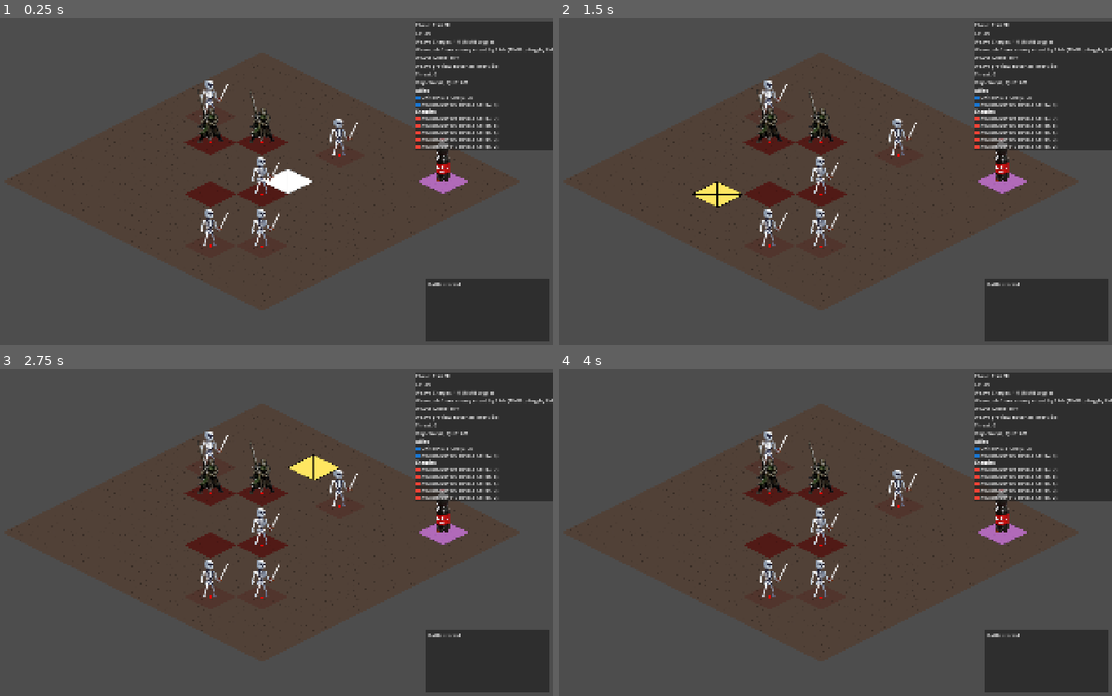
Above: before the commit, frames 1-4 (two rows, left to right).
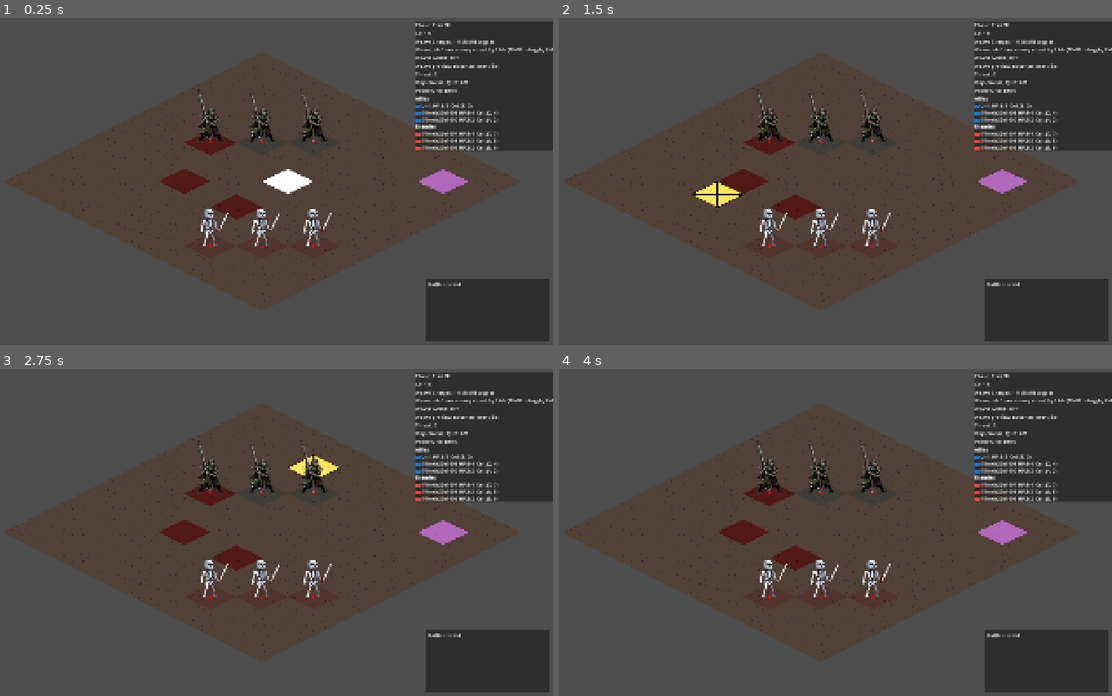
Above: after the commit, the same moments.

Repository: Nick-labs/TGS
Game: Godot game, scene res://scenes/map/Battle.tscn
Same seed, same stepped clock (60 frames per second), same inputs: the game is played once before the commit and once after it.
Inputs (mouse positions are in pixels of both pictures, inside the frame that each line leads up to):
- Up to frame 1 (0.25 s): no input
- Up to frame 2 (1.5 s): tap Enter at 0.5 s; move the mouse to (951, 165) at 0.52 s; click (951, 165) at 0.67 s; tap Space at 1.25 s; move the mouse to (702, 197) at 1.27 s; click (702, 197) at 1.42 s
- Up to frame 3 (2.75 s): tap Enter at 2 s; move the mouse to (320, 460) at 2.02 s; click (320, 460) at 2.17 s
- Up to frame 4 (4 s): tap Space at 2.75 s; move the mouse to (791, 597) at 2.77 s; click (791, 597) at 2.92 s; tap Enter at 3.5 s; move the mouse to (995, 581) at 3.52 s; click (995, 581) at 3.67 s

The runs differ from the first frame. In frame 1, 4.2% of the frame differs, in the area x 29-91%, y 4-71%; in frame 2, 4.2%; in frame 3, 4.2%; in frame 4, 4.2%.

Commit message:
add unit archetypes

Diff:
--- a/scenes/map/Battle.tscn
+++ b/scenes/map/Battle.tscn
@@ -8,14 +8,13 @@
 [ext_resource type="PackedScene" uid="uid://dllgqhansefun" path="res://scenes/systems/UnitManager.tscn" id="5_37gw2"]
 [ext_resource type="PackedScene" uid="uid://doq3grqn21nm" path="res://scenes/systems/MovementSystem.tscn" id="7_nkest"]
 [ext_resource type="PackedScene" uid="uid://drefvpa3kq01x" path="res://scenes/systems/BattleManager.tscn" id="7_yyk6v"]
-[ext_resource type="Script" uid="uid://11k3po3n2cyj" path="res://scripts/systems/TurnManager.gd" id="9_turn"]
-[ext_resource type="Script" uid="uid://lw06yh05yssl" path="res://scripts/systems/EnemyAI.gd" id="10_ai"]
-[ext_resource type="Script" uid="uid://drocl2jwewq7n" path="res://scripts/systems/EffectResolver.gd" id="11_res"]
+[ext_resource type="Script" uid="uid://cqpqrnkb8cesx" path="res://scripts/systems/TurnManager.gd" id="9_turn"]
+[ext_resource type="Script" uid="uid://dx1wg66qhtmky" path="res://scripts/systems/EnemyAI.gd" id="10_ai"]
+[ext_resource type="Script" uid="uid://5oktkycqkusj" path="res://scripts/systems/EffectResolver.gd" id="11_res"]
 [ext_resource type="Script" uid="uid://2qosdas8njw" path="res://scripts/systems/IntentVisualizer.gd" id="12_vis"]
-[ext_resource type="Script" uid="uid://boq36sh2p6v01" path="res://scripts/systems/EnvironmentManager.gd" id="13_env"]
-[ext_resource type="Script" uid="uid://chh748yb408kk" path="res://scripts/ui/BattleHUD.gd" id="14_hud"]
+[ext_resource type="Script" uid="uid://3tgq7nydvekc" path="res://scripts/systems/EnvironmentManager.gd" id="13_env"]
+[ext_resource type="Script" uid="uid://41c5ty7mytuu" path="res://scripts/ui/BattleHUD.gd" id="14_hud"]
 [ext_resource type="Texture2D" uid="uid://gwsxhqpygben" path="res://assets/sprites/tiles/tile_128x64.png" id="15_objtex"]
-[ext_resource type="Texture2D" uid="uid://crhmdojjqtact" path="res://assets/dobry.png" id="16_pt47k"]
 
 [node name="Battle" type="Node2D" unique_id=1435354891]
 
@@ -39,18 +38,12 @@
 visible = false
 z_index = 102
 
-[node name="ObjectiveMarker" type="Node2D" parent="GridRoot/Grid" unique_id=65856687]
+[node name="ObjectiveMarker" type="Node2D" parent="GridRoot/Grid" unique_id=316648406]
 z_index = 99
 
-[node name="Sprite2D" type="Sprite2D" parent="GridRoot/Grid/ObjectiveMarker" unique_id=2054928261]
+[node name="Sprite2D" type="Sprite2D" parent="GridRoot/Grid/ObjectiveMarker" unique_id=1532770609]
 modulate = Color(0.9, 0.5, 1, 0.65)
 texture = ExtResource("15_objtex")
-
-[node name="Dobry" type="Sprite2D" parent="GridRoot/Grid/ObjectiveMarker" unique_id=995136612]
-z_index = 10
-position = Vector2(-1, -54)
-scale = Vector2(0.15355605, 0.1290874)
-texture = ExtResource("16_pt47k")
 
 [node name="UnitManager" parent="GridRoot" unique_id=188568835 node_paths=PackedStringArray("grid", "units_parent") instance=ExtResource("5_37gw2")]
 grid = NodePath("../Grid")
@@ -108,7 +101,7 @@
 
 [node name="Camera2D" type="Camera2D" parent="." unique_id=1004421333]
 
-[node name="BattleHUD" type="CanvasLayer" parent="." unique_id=468007678 node_paths=PackedStringArray("unit_manager", "turn_manager", "effect_resolver", "battle_manager", "environment_manager", "selection_controller")]
+[node name="BattleHUD" type="CanvasLayer" parent="." unique_id=1066236562 node_paths=PackedStringArray("unit_manager", "turn_manager", "effect_resolver", "battle_manager", "environment_manager", "selection_controller")]
 script = ExtResource("14_hud")
 unit_manager = NodePath("../GridRoot/UnitManager")
 turn_manager = NodePath("../GridRoot/TurnManager")
@@ -117,7 +110,7 @@
 environment_manager = NodePath("../GridRoot/EnvironmentManager")
 selection_controller = NodePath("../GridRoot/SelectionController")
 
-[node name="Root" type="Control" parent="BattleHUD" unique_id=1153796291]
+[node name="Root" type="Control" parent="BattleHUD" unique_id=1395461219]
 layout_mode = 3
 anchors_preset = 15
 anchor_right = 1.0
@@ -126,7 +119,7 @@
 grow_vertical = 2
 mouse_filter = 2
 
-[node name="TopBar" type="PanelContainer" parent="BattleHUD/Root" unique_id=1161816453]
+[node name="TopBar" type="PanelContainer" parent="BattleHUD/Root" unique_id=1064347486]
 layout_mode = 1
 anchors_preset = 1
 anchor_left = 1.0
@@ -137,50 +130,54 @@
 offset_bottom = 266.0
 grow_horizontal = 2
 
-[node name="TopVBox" type="VBoxContainer" parent="BattleHUD/Root/TopBar" unique_id=1214626504]
+[node name="TopVBox" type="VBoxContainer" parent="BattleHUD/Root/TopBar" unique_id=215309080]
 layout_mode = 2
 theme_override_constants/separation = 4
 
-[node name="PhaseLabel" type="Label" parent="BattleHUD/Root/TopBar/TopVBox" unique_id=82952631]
+[node name="PhaseLabel" type="Label" parent="BattleHUD/Root/TopBar/TopVBox" unique_id=444240815]
 layout_mode = 2
 text = "Phase: PLAYER"
 
-[node name="CPLabel" type="Label" parent="BattleHUD/Root/TopBar/TopVBox" unique_id=935581300]
+[node name="CPLabel" type="Label" parent="BattleHUD/Root/TopBar/TopVBox" unique_id=954588464]
 layout_mode = 2
 text = "CP: 0/0"
 
-[node name="WeaveLabel" type="Label" parent="BattleHUD/Root/TopBar/TopVBox" unique_id=1209404044]
+[node name="WeaveLabel" type="Label" parent="BattleHUD/Root/TopBar/TopVBox" unique_id=1466886916]
 layout_mode = 2
 text = "Weave: 0/0 (MMB)"
 
-[node name="WeaveHelpLabel" type="Label" parent="BattleHUD/Root/TopBar/TopVBox" unique_id=356459024]
+[node name="WeaveHelpLabel" type="Label" parent="BattleHUD/Root/TopBar/TopVBox" unique_id=109104503]
 layout_mode = 2
 text = "Weave: shift one enemy intent by 1 tile"
 
-[node name="WeaveModeLabel" type="Label" parent="BattleHUD/Root/TopBar/TopVBox" unique_id=185002631]
+[node name="WeaveModeLabel" type="Label" parent="BattleHUD/Root/TopBar/TopVBox" unique_id=578848393]
 layout_mode = 2
 text = "WEAVE MODE: OFF"
 
-[node name="WeavePreviewLabel" type="Label" parent="BattleHUD/Root/TopBar/TopVBox" unique_id=1593838447]
+[node name="WeavePreviewLabel" type="Label" parent="BattleHUD/Root/TopBar/TopVBox" unique_id=1230057715]
 layout_mode = 2
 text = "Weave preview: hover an intent tile"
 
-[node name="ThreatLabel" type="Label" parent="BattleHUD/Root/TopBar/TopVBox" unique_id=1295707713]
+[node name="ThreatLabel" type="Label" parent="BattleHUD/Root/TopBar/TopVBox" unique_id=271918656]
 layout_mode = 2
 text = "Threat: 0"
 
-[node name="ObjectiveLabel" type="Label" parent="BattleHUD/Root/TopBar/TopVBox" unique_id=1959661097]
+[node name="ObjectiveLabel" type="Label" parent="BattleHUD/Root/TopBar/TopVBox" unique_id=1636739852]
 layout_mode = 2
 text = "Objective (0, 0) HP: 0/0"
 
-[node name="HPLabel" type="RichTextLabel" parent="BattleHUD/Root/TopBar/TopVBox" unique_id=800883986]
+[node name="PowerGridLabel" type="Label" parent="BattleHUD/Root/TopBar/TopVBox" unique_id=934947601]
+layout_mode = 2
+text = "Power Grid: 0/0"
+
+[node name="HPLabel" type="RichTextLabel" parent="BattleHUD/Root/TopBar/TopVBox" unique_id=324973433]
 custom_minimum_size = Vector2(320, 120)
 layout_mode = 2
 bbcode_enabled = true
 fit_content = true
 scroll_active = false
 
-[node name="LogPanel" type="PanelContainer" parent="BattleHUD/Root" unique_id=1526781200]
+[node name="LogPanel" type="PanelContainer" parent="BattleHUD/Root" unique_id=699377676]
 layout_mode = 1
 anchors_preset = 3
 anchor_left = 1.0
@@ -191,22 +188,21 @@
 offset_top = -220.0
 offset_right = -12.0
 offset_bottom = -12.0
-grow_horizontal = 0
 grow_vertical = 2
 
-[node name="LogMargin" type="MarginContainer" parent="BattleHUD/Root/LogPanel" unique_id=1883198384]
+[node name="LogMargin" type="MarginContainer" parent="BattleHUD/Root/LogPanel" unique_id=1083766473]
 layout_mode = 2
 theme_override_constants/margin_left = 8
 theme_override_constants/margin_top = 8
 theme_override_constants/margin_right = 8
 theme_override_constants/margin_bottom = 8
 
-[node name="LogLabel" type="RichTextLabel" parent="BattleHUD/Root/LogPanel/LogMargin" unique_id=620339594]
+[node name="LogLabel" type="RichTextLabel" parent="BattleHUD/Root/LogPanel/LogMargin" unique_id=784303536]
 layout_mode = 2
 bbcode_enabled = true
 fit_content = true
 
-[node name="FailOverlay" type="PanelContainer" parent="BattleHUD/Root" unique_id=1195916203]
+[node name="FailOverlay" type="PanelContainer" parent="BattleHUD/Root" unique_id=792440289]
 visible = false
 layout_mode = 1
 anchors_preset = 8
@@ -221,7 +217,7 @@
 grow_horizontal = 2
 grow_vertical = 2
 
-[node name="FailLabel" type="Label" parent="BattleHUD/Root/FailOverlay" unique_id=641266184]
+[node name="FailLabel" type="Label" parent="BattleHUD/Root/FailOverlay" unique_id=108651367]
 layout_mode = 2
 text = "MISSION FAILED"
 horizontal_alignment = 1
--- /dev/null
+++ b/scripts/actions/ArtilleryAttackAction.gd
@@ -0,0 +1,35 @@
+extends BaseAction
+class_name ArtilleryAttackAction
+
+@export var damage: int = 1
+@export var min_range: int = 2
+@export var max_range: int = 4
+
+func _init():
+	id = "artillery"
+	range = max_range
+
+func get_target_cells(unit: Unit, grid: Grid, _unit_manager: UnitManager) -> Array[Vector2i]:
+	var result: Array[Vector2i] = []
+	for x in range(grid.width):
+		for y in range(grid.height):
+			var cell := Vector2i(x, y)
+			var dist := int(unit.cell.distance_to(cell))
+			if dist < min_range or dist > max_range:
+				continue
+			result.append(cell)
+	return result
+
+func build_effects(unit: Unit, target_cell: Vector2i, grid: Grid, _unit_manager: UnitManager) -> Array[Dictionary]:
+	var dist := int(unit.cell.distance_to(target_cell))
+	if dist < min_range or dist > max_range:
+		return []
+
+	return [
+		{
+			"type": "damage",
+			"target_cell": target_cell,
+			"amount": damage,
+			"source": unit
+		}
+	]
--- a/scripts/systems/BattleManager.gd
+++ b/scripts/systems/BattleManager.gd
@@ -124,6 +124,8 @@
 	effect_resolver.resolve_effects(effects)
 	selected_unit.has_acted_this_turn = true
 	unit_manager.cleanup_dead_units()
+	if turn_manager != null:
+		turn_manager.evaluate_battle_state()
 
 	var finished_unit := selected_unit
 	unselect()
--- a/scripts/systems/EffectResolver.gd
+++ b/scripts/systems/EffectResolver.gd
@@ -30,6 +30,8 @@
 	var attacker: Unit = effect.get("source", null)
 	if amount <= 0:
 		return
+	if attacker != null and is_instance_valid(attacker) and not attacker.is_dead():
+		attacker.play_attack_lunge(cell)
 
 	var target := unit_manager.get_unit_at(cell)
 	if target != null:
@@ -59,6 +61,11 @@
 			result.append({"type": "damage", "target_cell": target.cell, "amount": 1, "source": effect.get("source", null)})
 			break
 
+		if environment_manager != null and environment_manager.is_environment_at(next_cell):
+			result.append({"type": "damage", "target_cell": target.cell, "amount": 1, "source": effect.get("source", null)})
+			result.append({"type": "damage", "target_cell": next_cell, "amount": 1, "source": effect.get("source", null)})
+			break
+
 		if unit_manager.is_occupied(next_cell):
 			result.append({"type": "damage", "target_cell": target.cell, "amount": 1, "source": effect.get("source", null)})
 			result.append({"type": "damage", "target_cell": next_cell, "amount": 1, "source": effect.get("source", null)})
@@ -69,7 +76,4 @@
 		unit_manager.on_unit_moved(target, old_cell, next_cell)
 		push_resolved.emit(target, old_cell, next_cell)
 
-		if environment_manager != null and environment_manager.is_environment_at(next_cell):
-			result.append({"type": "damage", "target_cell": next_cell, "amount": 1, "source": effect.get("source", null)})
-
 	return result
--- a/scripts/systems/EnemyAI.gd
+++ b/scripts/systems/EnemyAI.gd
@@ -30,22 +30,17 @@
 	var target_cell := enemy.cell
 	var target_mode := "idle"
 
-	if _should_focus_objective(enemy, objective_state, player_units, threat_level, focus_threshold):
+	if enemy.archetype == Unit.Archetype.GUARDIAN or _should_focus_objective(enemy, objective_state, player_units, threat_level, focus_threshold):
 		target_cell = objective_state.get("cell", enemy.cell)
 		target_mode = "objective"
 	elif not player_units.is_empty():
-		var target_player := _find_closest(enemy, player_units)
+		var target_player := _pick_target_player(enemy, player_units)
 		target_cell = target_player.cell
 		target_mode = "player"
 
 	var stop_before_target := target_mode == "objective"
 	var move_to := _pick_move_cell(enemy, target_cell, stop_before_target)
-	var action_target := target_cell
-
-	if target_cell not in grid.get_neighbor_coords(move_to):
-		var fallback := move_to + _best_step_towards(move_to, target_cell)
-		if grid.is_in_bounds(fallback):
-			action_target = fallback
+	var action_target := _pick_action_target(enemy, move_to, target_cell, target_mode)
 
 	var preview := _build_preview_cells(action_target)
 
@@ -57,6 +52,38 @@
 		"preview_cells": preview,
 		"target_mode": target_mode
 	}
+
+func _pick_target_player(enemy: Unit, player_units: Array[Unit]) -> Unit:
+	if enemy.archetype == Unit.Archetype.SNIPER:
+		return _find_farthest(enemy, player_units)
+	return _find_closest(enemy, player_units)
+
+func _pick_action_target(enemy: Unit, move_to: Vector2i, preferred_target: Vector2i, target_mode: String) -> Vector2i:
+	if enemy.action == null:
+		return move_to
+
+	var candidates: Array[Vector2i] = []
+	var original_cell := enemy.cell
+	enemy.cell = move_to
+	var raw_targets := enemy.action.get_target_cells(enemy, grid, unit_manager)
+	for c in raw_targets:
+		if grid.is_in_bounds(c):
+			candidates.append(c)
+	enemy.cell = original_cell
+
+	if candidates.is_empty():
+		if target_mode == "objective":
+			return preferred_target
+		return move_to
+
+	var best := candidates[0]
+	var best_dist := best.distance_to(preferred_target)
+	for c in candidates:
+		var d := c.distance_to(preferred_target)
+		if d < best_dist:
+			best = c
+			best_dist = d
+	return best
 
 func _should_focus_objective(
 	enemy: Unit,
@@ -120,6 +147,18 @@
 			best_dist = d
 	return best
 
+func _find_farthest(from_unit: Unit, units: Array[Unit]) -> Unit:
+	var best := units[0]
+	var best_dist := from_unit.cell.distance_to(best.cell)
+	for u in units:
+		if u == null or not is_instance_valid(u) or u.is_dead():
+			continue
+		var d := from_unit.cell.distance_to(u.cell)
+		if d > best_dist:
+			best = u
+			best_dist = d
+	return best
+
 func _best_step_towards(from_cell: Vector2i, to_cell: Vector2i) -> Vector2i:
 	var dir := to_cell - from_cell
 	if abs(dir.x) > abs(dir.y):
--- a/scripts/systems/EnvironmentManager.gd
+++ b/scripts/systems/EnvironmentManager.gd
@@ -3,6 +3,7 @@
 
 signal objective_updated(current_hp: int, max_hp: int, cell: Vector2i)
 signal objective_destroyed(cell: Vector2i)
+signal power_grid_updated(current_hp: int, max_hp: int)
 
 @export var grid: Grid
 @export var objective_marker: Node2D
@@ -11,11 +12,16 @@
 
 var objects: Dictionary = {}
 var objective_hp: int = 0
+var grid_buildings: Dictionary = {}
+var power_grid_hp: int = 0
+var power_grid_max_hp: int = 0
 
 func _ready():
+	_setup_default_grid_buildings()
 	objective_hp = objective_max_hp
 	_refresh_objective_marker()
 	objective_updated.emit(objective_hp, objective_max_hp, objective_cell)
+	_recalculate_power_grid()
 
 func is_environment_at(cell: Vector2i) -> bool:
 	return objects.has(cell) or is_objective_at(cell)
@@ -28,6 +34,11 @@
 
 func damage_environment(cell: Vector2i, amount: int):
 	if amount <= 0:
+		return
+
+	if grid_buildings.has(cell):
+		grid_buildings[cell] = max(0, grid_buildings[cell] - amount)
+		_recalculate_power_grid()
 		return
 
 	if is_objective_at(cell):
@@ -47,6 +58,7 @@
 
 	objective_hp = max(0, objective_hp - amount)
 	objective_updated.emit(objective_hp, objective_max_hp, objective_cell)
+	_recalculate_power_grid()
 	_refresh_objective_marker()
 
 	if objective_hp <= 0:
@@ -60,6 +72,26 @@
 		"alive": objective_hp > 0
 	}
 
+func get_power_grid_state() -> Dictionary:
+	return {
+		"hp": power_grid_hp,
+		"max_hp": power_grid_max_hp,
+		"building_count": grid_buildings.size() + 1
+	}
+
+func _setup_default_grid_buildings():
+	grid_buildings.clear()
+	grid_buildings[Vector2i(8, 2)] = 2
+	grid_buildings[Vector2i(9, 1)] = 2
+
+func _recalculate_power_grid():
+	power_grid_max_hp = objective_max_hp
+	power_grid_hp = objective_hp
+	for hp in grid_buildings.values():
+		power_grid_max_hp += 2
+		power_grid_hp += max(0, int(hp))
+	power_grid_updated.emit(power_grid_hp, power_grid_max_hp)
+
 func _refresh_objective_marker():
 	if objective_marker == null:
 		return
--- a/scripts/systems/TurnManager.gd
+++ b/scripts/systems/TurnManager.gd
@@ -7,6 +7,7 @@
 signal command_points_changed(current: int, max: int)
 signal threat_changed(level: int)
 signal battle_failed(reason: String)
+signal battle_won(reason: String)
 signal weave_changed(uses_left: int, uses_max: int)
 signal intent_weaved(from_cell: Vector2i, to_cell: Vector2i)
 
@@ -18,7 +19,7 @@
 @export var battle_manager: BattleManager
 @export var environment_manager: EnvironmentManager
 
-@export var cp_max: int = 3
+@export var cp_max: int = 1
 @export var threat_growth_per_turn: int = 1
 @export var threat_objective_focus_start: int = 2
 @export var weave_uses_per_turn: int = 1
@@ -52,6 +53,7 @@
 	phase = TurnPhase.PLAYER_TURN
 	phase_changed.emit(phase)
 	turn_started.emit(turn_index, phase)
+	_evaluate_win_condition()
 
 func can_accept_player_input() -> bool:
 	return phase == TurnPhase.PLAYER_TURN and not is_battle_over
@@ -231,6 +233,7 @@
 
 	unit_manager.cleanup_dead_units()
 	_sanitize_enemy_plans()
+	_evaluate_win_condition()
 
 func _reset_player_flags():
 	for unit in unit_manager.get_units_by_team(Unit.Team.PLAYER):
@@ -295,6 +298,17 @@
 	phase_changed.emit(phase)
 	battle_failed.emit("Objective destroyed")
 
+func evaluate_battle_state():
+	_evaluate_win_condition()
+
+func _evaluate_win_condition():
+	if is_battle_over:
+		return
+	if unit_manager.get_units_by_team(Unit.Team.ENEMY).is_empty():
+		is_battle_over = true
+		phase_changed.emit(phase)
+		battle_won.emit("All enemies eliminated")
+
 func grid_safe_path(from: Vector2i, to: Vector2i) -> Array[Vector2i]:
 	var path := battle_manager.grid.find_path(from, to)
 	if path.is_empty():
--- a/scripts/systems/UnitManager.gd
+++ b/scripts/systems/UnitManager.gd
@@ -12,13 +12,12 @@
 var occupied: Dictionary = {}
 
 func _ready():
-	spawn_unit(Vector2i(3, 3), Unit.Team.PLAYER)
-	spawn_unit(Vector2i(2, 4), Unit.Team.PLAYER)
-	spawn_unit(Vector2i(7, 7), Unit.Team.ENEMY)
-	spawn_unit(Vector2i(6, 8), Unit.Team.ENEMY)
-	spawn_unit(Vector2i(5, 5), Unit.Team.ENEMY)
-	spawn_unit(Vector2i(1, 3), Unit.Team.ENEMY)
-	spawn_unit(Vector2i(5, 2), Unit.Team.ENEMY)
+	spawn_unit(Vector2i(3, 3), Unit.Team.PLAYER, Unit.Archetype.STRIKER)
+	spawn_unit(Vector2i(2, 4), Unit.Team.PLAYER, Unit.Archetype.GUARDIAN)
+	spawn_unit(Vector2i(4, 2), Unit.Team.PLAYER, Unit.Archetype.ARTILLERY)
+	spawn_unit(Vector2i(7, 7), Unit.Team.ENEMY, Unit.Archetype.BRUTE)
+	spawn_unit(Vector2i(6, 8), Unit.Team.ENEMY, Unit.Archetype.RAIDER)
+	spawn_unit(Vector2i(8, 6), Unit.Team.ENEMY, Unit.Archetype.SNIPER)
 	grid.refresh_ownership_visuals()
 
 func is_occupied(cell: Vector2i) -> bool:
@@ -34,7 +33,7 @@
 			result.append(unit)
 	return result
 
-func spawn_unit(cell: Vector2i, team: Unit.Team = Unit.Team.PLAYER) -> void:
+func spawn_unit(cell: Vector2i, team: Unit.Team = Unit.Team.PLAYER, archetype: Unit.Archetype = Unit.Archetype.STRIKER) -> void:
 	if not grid.is_in_bounds(cell):
 		return
 	if occupied.has(cell):
@@ -43,17 +42,43 @@
 	var unit := unit_scene.instantiate() as Unit
 	unit.grid = grid
 	unit.team = team
+	unit.archetype = archetype
 	if unit.action == null:
-		if team == Unit.Team.PLAYER:
-			unit.action = PushAttackAction.new()
-		else:
-			unit.action = MeleeAttackAction.new()
+		unit.action = _default_action_for(team, archetype)
+	_apply_archetype_stats(unit)
 	unit.set_cell(cell)
 
 	units_parent.add_child(unit)
 	units.append(unit)
 	occupied[cell] = unit
 	units_changed.emit()
+
+func _default_action_for(team: Unit.Team, archetype: Unit.Archetype) -> BaseAction:
+	match archetype:
+		Unit.Archetype.ARTILLERY, Unit.Archetype.SNIPER:
+			return ArtilleryAttackAction.new()
+		_:
+			if team == Unit.Team.PLAYER:
+				return PushAttackAction.new()
+			return MeleeAttackAction.new()
+
+func _apply_archetype_stats(unit: Unit):
+	match unit.archetype:
+		Unit.Archetype.GUARDIAN:
+			unit.max_hp = 4
+			unit.move_range = 2
+		Unit.Archetype.ARTILLERY:
+			unit.max_hp = 2
+			unit.move_range = 2
+		Unit.Archetype.BRUTE:
+			unit.max_hp = 4
+			unit.move_range = 2
+		Unit.Archetype.RAIDER:
+			unit.max_hp = 3
+			unit.move_range = 4
+		Unit.Archetype.SNIPER:
+			unit.max_hp = 2
+			unit.move_range = 2
 
 func on_unit_moved(unit: Unit, old_cell: Vector2i, new_cell: Vector2i):
 	occupied.erase(old_cell)
@@ -66,11 +91,21 @@
 		return
 	occupied.erase(unit.cell)
 	units.erase(unit)
-	unit.queue_free()
 	units_changed.emit()
 	grid.refresh_ownership_visuals()
+	_play_unit_death_and_free(unit)
 
 func cleanup_dead_units():
 	for unit in units.duplicate():
 		if unit.is_dead():
 			remove_unit(unit)
+
+func _play_unit_death_and_free(unit: Unit):
+	if unit == null or not is_instance_valid(unit):
+		return
+	unit.death_animation_finished.connect(_on_unit_death_animation_finished.bind(unit), CONNECT_ONE_SHOT)
+	unit.play_death_animation()
+
+func _on_unit_death_animation_finished(_animated_unit: Unit, queued_unit: Unit):
+	if queued_unit != null and is_instance_valid(queued_unit):
+		queued_unit.queue_free()
--- a/scripts/ui/BattleHUD.gd
+++ b/scripts/ui/BattleHUD.gd
@@ -16,6 +16,7 @@
 @onready var weave_preview_label: Label = $Root/TopBar/TopVBox/WeavePreviewLabel
 @onready var threat_label: Label = $Root/TopBar/TopVBox/ThreatLabel
 @onready var objective_label: Label = $Root/TopBar/TopVBox/ObjectiveLabel
+@onready var power_grid_label: Label = $Root/TopBar/TopVBox/PowerGridLabel
 @onready var hp_label: RichTextLabel = $Root/TopBar/TopVBox/HPLabel
 @onready var log_label: RichTextLabel = $Root/LogPanel/LogMargin/LogLabel
 @onready var fail_overlay: PanelContainer = $Root/FailOverlay
@@ -39,6 +40,7 @@
 	if environment_manager != null:
 		environment_manager.objective_updated.connect(_on_objective_updated)
 		environment_manager.objective_destroyed.connect(_on_objective_destroyed)
+		environment_manager.power_grid_updated.connect(_on_power_grid_updated)
 
 	if effect_resolver != null:
 		effect_resolver.damage_resolved.connect(_on_damage_resolved)
@@ -73,6 +75,8 @@
 	if environment_manager != null:
 		var obj := environment_manager.get_objective_state()
 		_on_objective_updated(obj["hp"], obj["max_hp"], obj["cell"])
+		var grid_state := environment_manager.get_power_grid_state()
+		_on_power_grid_updated(grid_state["hp"], grid_state["max_hp"])
 	_append_log("Battle started")
 
 func _process(_delta):
@@ -122,6 +126,9 @@
 func _on_objective_updated(current_hp: int, max_hp: int, cell: Vector2i):
 	objective_label.text = "Objective %s HP: %d/%d" % [str(cell), current_hp, max_hp]
 
+func _on_power_grid_updated(current_hp: int, max_hp: int):
+	power_grid_label.text = "Power Grid: %d/%d" % [current_hp, max_hp]
+
 func _on_turn_started(turn_idx: int, phase: TurnManager.TurnPhase):
 	_append_log("Turn %d -> %s" % [turn_idx, _phase_text(phase)])
 
--- a/scripts/units/Unit.gd
+++ b/scripts/units/Unit.gd
@@ -4,10 +4,20 @@
 signal move_finished(final_cell: Vector2i)
 signal health_changed(unit: Unit, old_hp: int, new_hp: int)
 signal died(unit: Unit)
+signal death_animation_finished(unit: Unit)
 
 enum Team {
 	PLAYER,
 	ENEMY
+}
+
+enum Archetype {
+	STRIKER,
+	GUARDIAN,
+	ARTILLERY,
+	BRUTE,
+	RAIDER,
+	SNIPER
 }
 
 var unit_data = {
@@ -39,6 +49,7 @@
 @export var max_hp: int = 3
 @export var action: BaseAction
 @export var action_cost: int = 1
+@export var archetype: Archetype = Archetype.STRIKER
 
 var grid: Grid
 var cell: Vector2i
@@ -47,13 +58,12 @@
 var has_moved_this_turn := false
 var has_acted_this_turn := false
 var _hit_flash_tween: Tween
+var _attack_tween: Tween
+var _death_tween: Tween
 
 func _ready():
 	hp = max_hp
-
-	# важно для корректного позиционирования
 	sprite.centered = false
-
 	update_sprite()
 
 func _draw():
@@ -131,13 +141,10 @@
 func take_damage(amount: int):
 	if amount <= 0:
 		return
-
 	var old_hp := hp
 	hp = max(0, hp - amount)
-
 	health_changed.emit(self, old_hp, hp)
 	play_hit_flash()
-
 	if hp <= 0:
 		died.emit(self)
 
@@ -147,14 +154,52 @@
 func get_team_label() -> String:
 	return "ALLY" if team == Team.PLAYER else "ENEMY"
 
+func play_attack_lunge(target_cell: Vector2i):
+	if is_moving:
+		return
+	if _death_tween != null:
+		return
+	if grid == null:
+		return
+	var tile := grid.get_tile(target_cell)
+	if tile == null:
+		return
+	if _attack_tween != null:
+		_attack_tween.kill()
+	var start_pos := position
+	var dir := (tile.position - start_pos).normalized()
+	var lunge_pos := start_pos + dir * 10.0
+	_attack_tween = create_tween()
+	_attack_tween.tween_property(self, "position", lunge_pos, 0.06)
+	_attack_tween.tween_property(self, "position", start_pos, 0.09)
+
 func play_hit_flash():
+	var sprite: Sprite2D = $Visual/Sprite2D
 	if sprite == null:
 		return
 
 	if _hit_flash_tween != null:
 		_hit_flash_tween.kill()
 
-	sprite.modulate = Color(2.0, 2.0, 2.0, 1.0)
-
+	sprite.modulate = Color(2.2, 2.2, 2.2, 1.0)
 	_hit_flash_tween = create_tween()
-	_hit_flash_tween.tween_property(sprite, "modulate", Color(1, 1, 1, 1), 0.12)
+	_hit_flash_tween.tween_property(sprite, "modulate", Color(1.55, 1.55, 1.55, 1), 0.08)
+	_hit_flash_tween.tween_property(sprite, "modulate", Color(1, 1, 1, 1), 0.16)
+
+func play_death_animation():
+	if _death_tween != null:
+		return
+	var sprite: Sprite2D = $Visual/Sprite2D
+	if sprite == null:
+		death_animation_finished.emit(self)
+		return
+	if _attack_tween != null:
+		_attack_tween.kill()
+	if _hit_flash_tween != null:
+		_hit_flash_tween.kill()
+	_death_tween = create_tween()
+	_death_tween.tween_property(sprite, "modulate:a", 0.0, 0.16)
+	_death_tween.parallel().tween_property($Visual, "scale", Vector2(0.7, 0.7), 0.16)
+	_death_tween.finished.connect(func():
+		death_animation_finished.emit(self)
+	)
